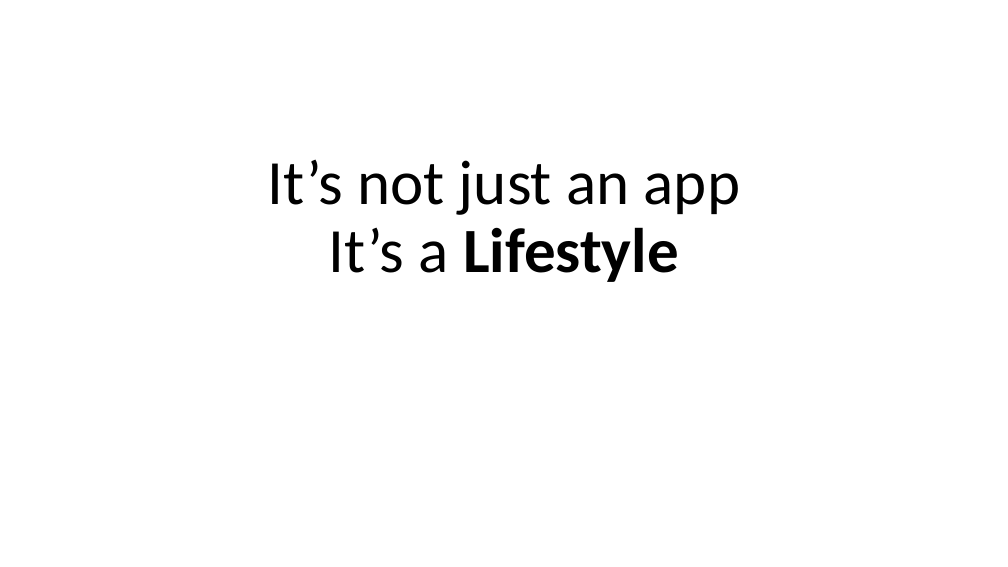
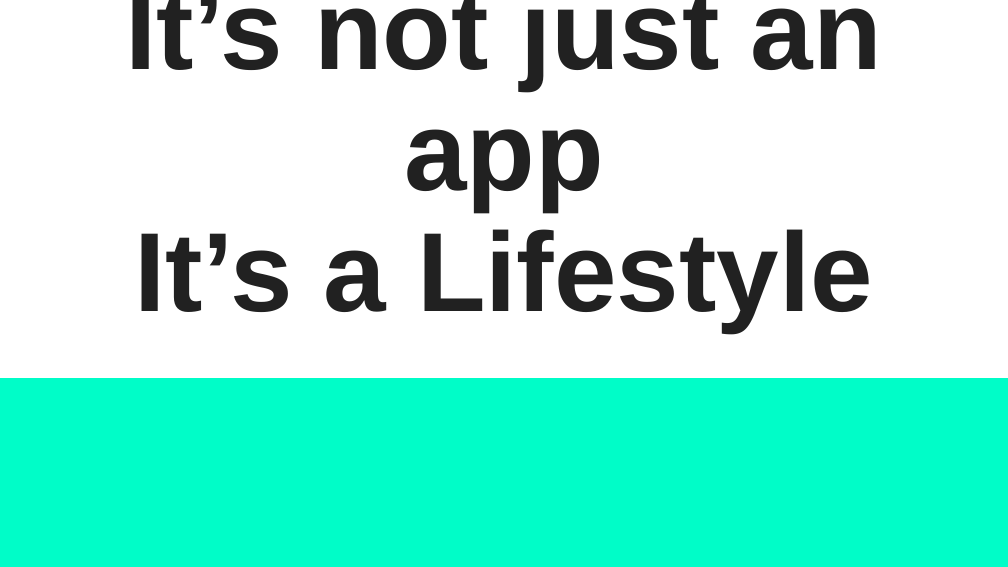
Before and after one commit to jcsullivan/CS6018Project, a slide deck: slide 1 of Part 1/LifestyleApp.pptx. Drawn at 1008x567 pixels with LibreOffice and Linux fonts; fonts in the diff are those of the drawing. Boxes give left, top, right and bottom in pixels: in the first picture for what was removed or moved away, otherwise in the second. Text is boxed around its words. In the diff, an @@ line names an element or a change of style, - is before the commit and + after.

Commit message:
Updates to presentation.

```diff
--- a/Part 1/LifestyleApp.pptx
+++ b/Part 1/LifestyleApp.pptx
@@ background #FFFFFF to #00FDC8 @@
@@ rectangle added at [0, 0, 1008, 378], fill #FFFFFF @@
@@ title "It’s not just an app ...": place and size @@
-title "It’s not just an app ..." at [268, 159, 740, 282]
+title "It’s not just an app ..." at [125, 0, 882, 331]
@@ title "It’s not just an app ..." at [125, 0, 882, 331]: size 60 to 107 pt, font Calibri to Arial, text colour #000000 to #212121; bold on in "It’s not just an app It’s a" @@
```
Also in this commit, not shown: 7 other slides changed.
